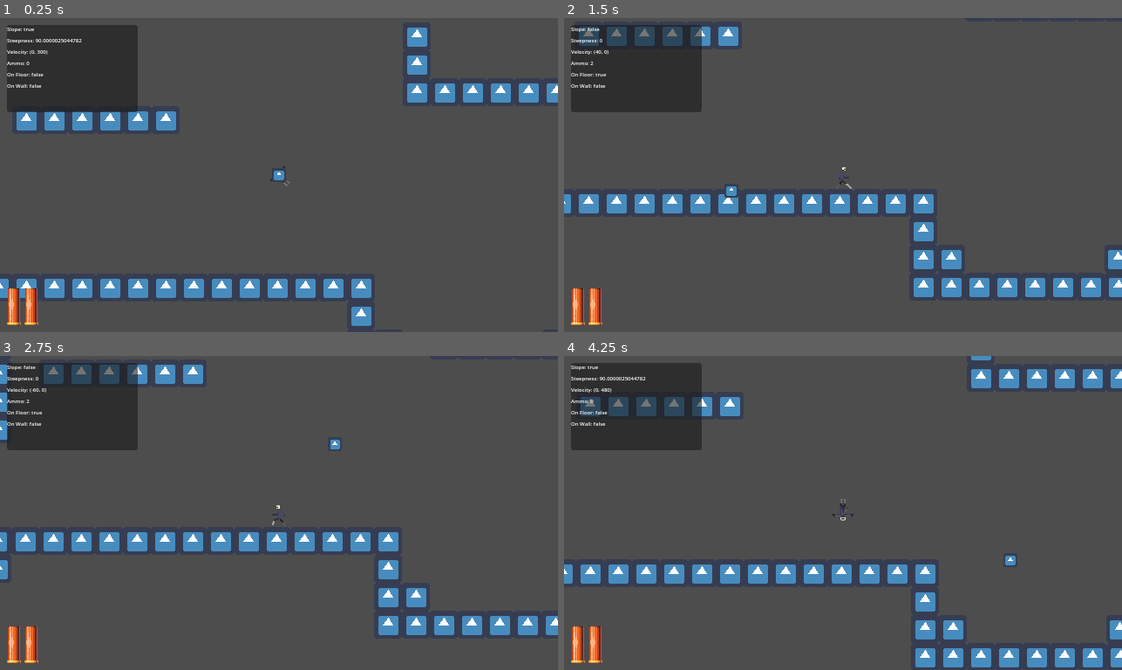
Above: before the commit, frames 1-4 (two rows, left to right).
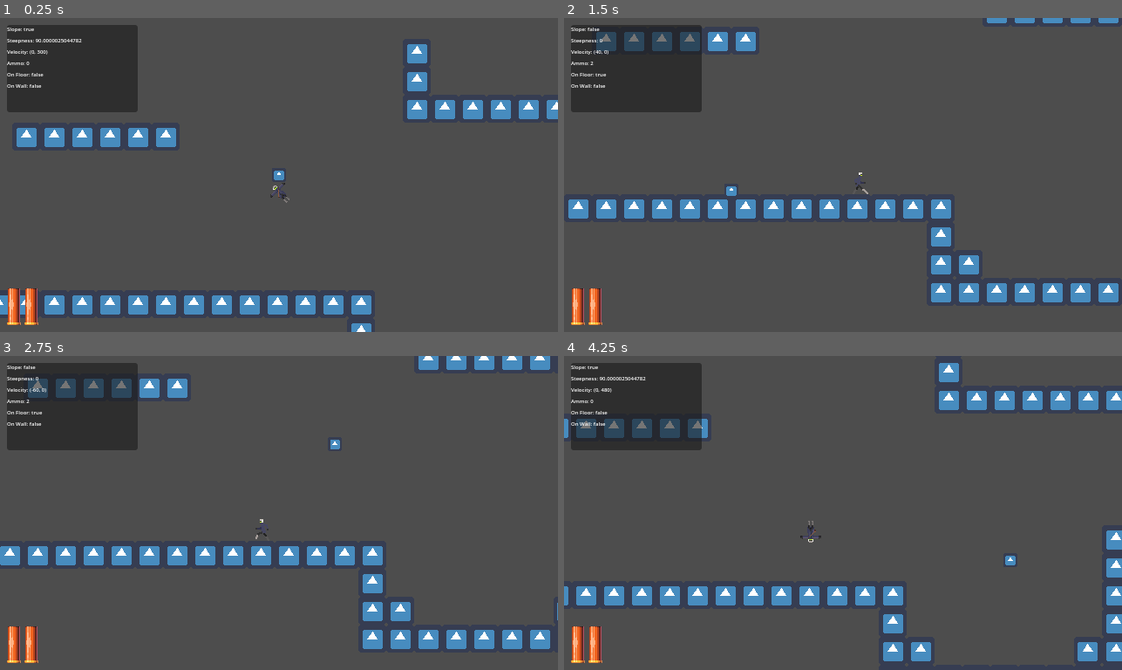
Above: after the commit, the same moments.

Repository: chris-pitre/shotgunlegs
Game: Godot game, scene res://scenes/levels/World.tscn
The game is run twice, just before and just after one commit, with the same random seed, the same clock (stepped at 60 frames per second) and the same inputs. The engine's default icon, where the game draws it, is replaced by a stand-in: a white triangle on a blue panel in a dark square.
Inputs (mouse positions are in pixels of both pictures, inside the frame that each line leads up to):
- Up to frame 1 (0.25 s): no input
- Up to frame 2 (1.5 s): tap Enter (ui_accept) at 0.5, 0.77 s; move the mouse to (965, 159) at 0.52 s; hold D (ui_right) from 0.53 s (still down); click (965, 159) at 0.6 s; move the mouse to (731, 190) at 1.27 s; click (731, 190) at 1.35 s
- Up to frame 3 (2.75 s): tap Enter (ui_accept) at 1.52 s; move the mouse to (334, 443) at 2.02 s; release D (ui_right) at 2.03 s; hold A (ui_left) from 2.03 s (still down); click (334, 443) at 2.1 s
- Up to frame 4 (4.25 s): move the mouse to (815, 575) at 2.77 s; release A (ui_left) at 2.78 s; hold D (ui_right) from 2.78 s (still down); click (815, 575) at 2.85 s; tap Enter (ui_accept) at 3.02, 3.77 s; move the mouse to (1010, 560) at 3.52 s; click (1010, 560) at 3.6 s

The runs differ from the first frame. In frame 1, 9.9% of the frame differs, in the area x 0-100%, y 3-100%; in frame 2, 8.9%; in frame 3, 12%; in frame 4, 15%, in the area x 0-100%, y 0-100%.

Commit message:
added camera cursor peek

Diff:
--- a/scenes/actors/player/Player.gd
+++ b/scenes/actors/player/Player.gd
@@ -17,6 +17,7 @@
 @onready var slopeTimer = $SlopeTimer
 @onready var shotgunFire = $SFX/ShotgunFire
 @onready var shotgunReload = $SFX/ShotgunReload
+@onready var camera = $PlayerCamera
 
 var AMMO = 0
 var cursorVector = Vector2.ZERO
@@ -43,7 +44,9 @@
 
 	var input = Vector2.ZERO
 	input.x = Input.get_action_strength("ui_right") - Input.get_action_strength("ui_left")
+	cursorVector = get_global_mouse_position() - position
 
+	move_camera()
 	apply_gravity()
 	do_movement(input.x)
 	shoot_and_reload()
@@ -69,7 +72,6 @@
 
 ## Shoots shotgun and applies force in opposite direction
 func shoot() -> void:
-	cursorVector = get_global_mouse_position() - position
 	velocity += cursorVector.normalized() * JUMP_FORCE
 	shotgunFire.play()
 	for _i in range(10):
@@ -108,3 +110,7 @@
 		else:
 			velocity.x = move_toward(velocity.x, get_floor_normal().x * SPEED_CAP, FRICTION)
 			velocity.y = move_toward(velocity.y, 1 * SPEED_CAP, GRAVITY)
+
+## Camera position
+func move_camera() -> void:
+	camera.global_position = global_position + (cursorVector / 6)
--- a/scenes/actors/player/Player.tscn
+++ b/scenes/actors/player/Player.tscn
@@ -190,7 +190,9 @@
 scale = Vector2(0.25, 0.25)
 texture = ExtResource("2")
 
-[node name="Camera2D" type="Camera2D" parent="."]
+[node name="PlayerCamera" type="Camera2D" parent="."]
+process_callback = 0
+position_smoothing_enabled = true
 position_smoothing_speed = 10.0
 
 [node name="SFX" type="Node2D" parent="."]
Empty file added: scenes/actors/player/PlayerCamera.gd
